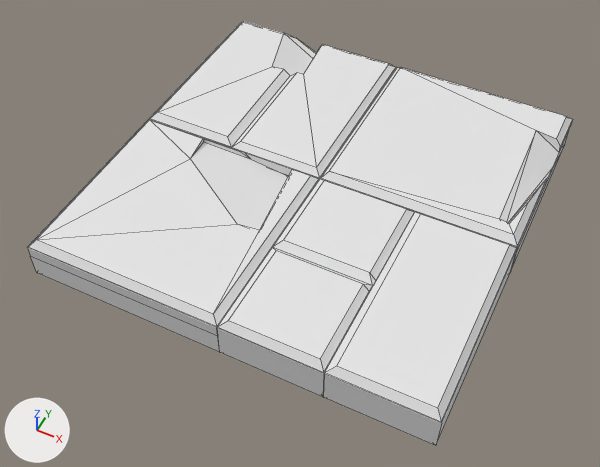
A saved change to the FBX model Assets/Art/fbx/generator/gen_floor_7.fbx.
Camera for both pictures: a 50 mm camera at (4.9, -10.67, 12.36) aimed at (-0.07, -0.73, -0.06). The lights are fixed; the arrows at lower left show +X, +Y and +Z. Mesh edges are drawn as thin lines.

In view in the first picture: 'gen_floor_7'.
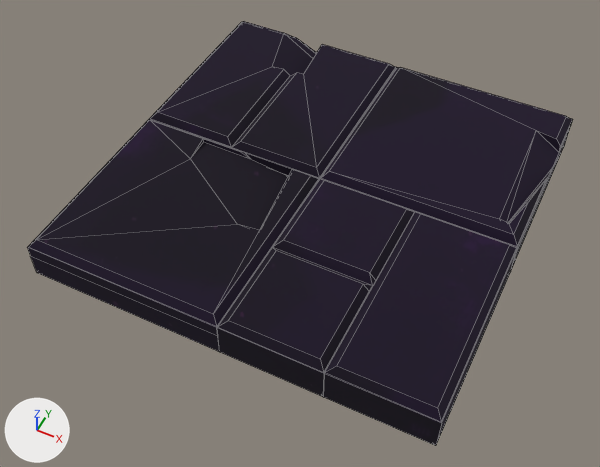
Changed parts and their boxes [x1, y1, x2, y2] in the pictures (600 x 467 px):
'gen_floor_7', recoloured: [27, 21, 573, 446] in both

The change, as a diff of the scene's bpy script:
```diff
--- a/Assets/Art/fbx/generator/gen_floor_7.fbx.py
+++ b/Assets/Art/fbx/generator/gen_floor_7.fbx.py
@@ img_gen_tex_1b_png @@
+img_gen_tex_1b_png = load_image('gen_tex_1b.png', '../../textures/generator/gen_tex_1b.png', 2048, 2048, 'sRGB')
@@ mat_gen_tex_1b @@
+mat_gen_tex_1b = principled_material('gen_tex_1b')
+mat_gen_tex_1b.texture = img_gen_tex_1b_png
+mat_gen_tex_1b.roughness = 1.0
@@ me_cube_035 @@
 me_cube_035.from_pydata(...)  # 171 vertices, 171 faces; spans x -4.0..4.0, y -4.0..4.0, z 0.0..1.0
+me_cube_035.materials.append(mat_gen_tex_1b)  # picture img_gen_tex_1b_png
```
